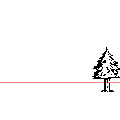
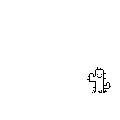
Layer changes from the first 120 × 120 image to the second:
hid "Asset2" over [92,47,120,93]
showed "Asset1" over [87,67,111,93]
hid "Rules" over [0,82,120,83]
